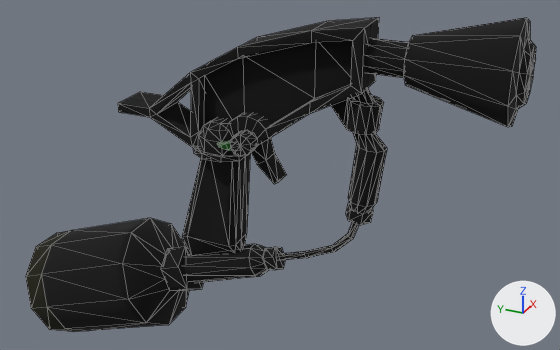
A saved change to the glTF model glb/Wmn_Maneuver_NormalT_L.glb.
Before and after are seen from a camera (50 mm lens) standing at (-0.93, -0.545, 0.533) and looking at (0.04, -0.108, 0.048). The lights are fixed; the arrows at lower right show +X, +Y and +Z. The older version comes first. Mesh edges are drawn as thin lines.

Script lines for the objects in view, before the commit:
```python
ob_wmn_maneuver_normalt__m_body = bpy.data.objects.new('Wmn_Maneuver_NormalT__M_Body', me_wmn_maneuver_normalt__m_body)
ob_wmn_maneuver_normalt__m_body.location = (0.0, 0.0, 0.0)
ob_wmn_maneuver_normalt__m_bottle = bpy.data.objects.new('Wmn_Maneuver_NormalT__M_Bottle', me_wmn_maneuver_normalt__m_bottle)
ob_wmn_maneuver_normalt__m_bottle.location = (0.0, 0.0, 0.0)
```
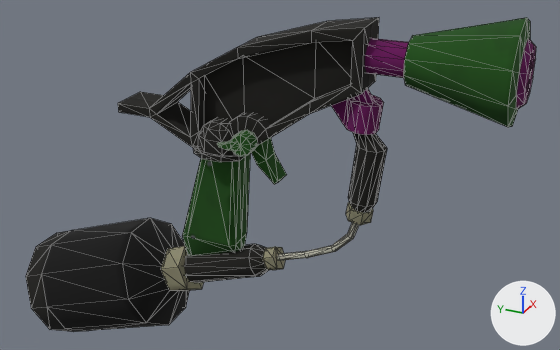
What differs and where, as boxes [x1, y1, x2, y2] in the pictures (560 x 350 px):
'Wmn_Maneuver_NormalT__M_Body', recoloured: [161, 18, 536, 291] in both

The change, as a list of edits to the scene's bpy script:
```text
Change mat_m_body:
    remove n2 = _N.new('ShaderNodeMix'); n2.name = 'Mix'
    remove n2.data_type = 'RGBA'
    remove n2.blend_type = 'MULTIPLY'
    remove n2.inputs[0].default_value = 1.0  # 'Factor'
    remove n3 = _N.new('ShaderNodeVertexColor'); n3.name = 'Color Attribute'
    where n0 = _N.new('ShaderNodeBsdfPrincipled'); n0.name = 'Principled BSDF'
    where n4 = _N.new('ShaderNodeTexImage'); n4.name = 'Image Texture'
    remove _L.new(n2.outputs[2], n0.inputs[0])  # 'Result' to 'Base Color'
    remove _L.new(n3.outputs[0], n2.inputs[7])  # 'Color' to 'B'
    remove _L.new(n4.outputs[0], n2.inputs[6])  # 'Color' to 'A'
    add _L.new(n4.outputs[0], n0.inputs[0])  # 'Color' to 'Base Color'
```
